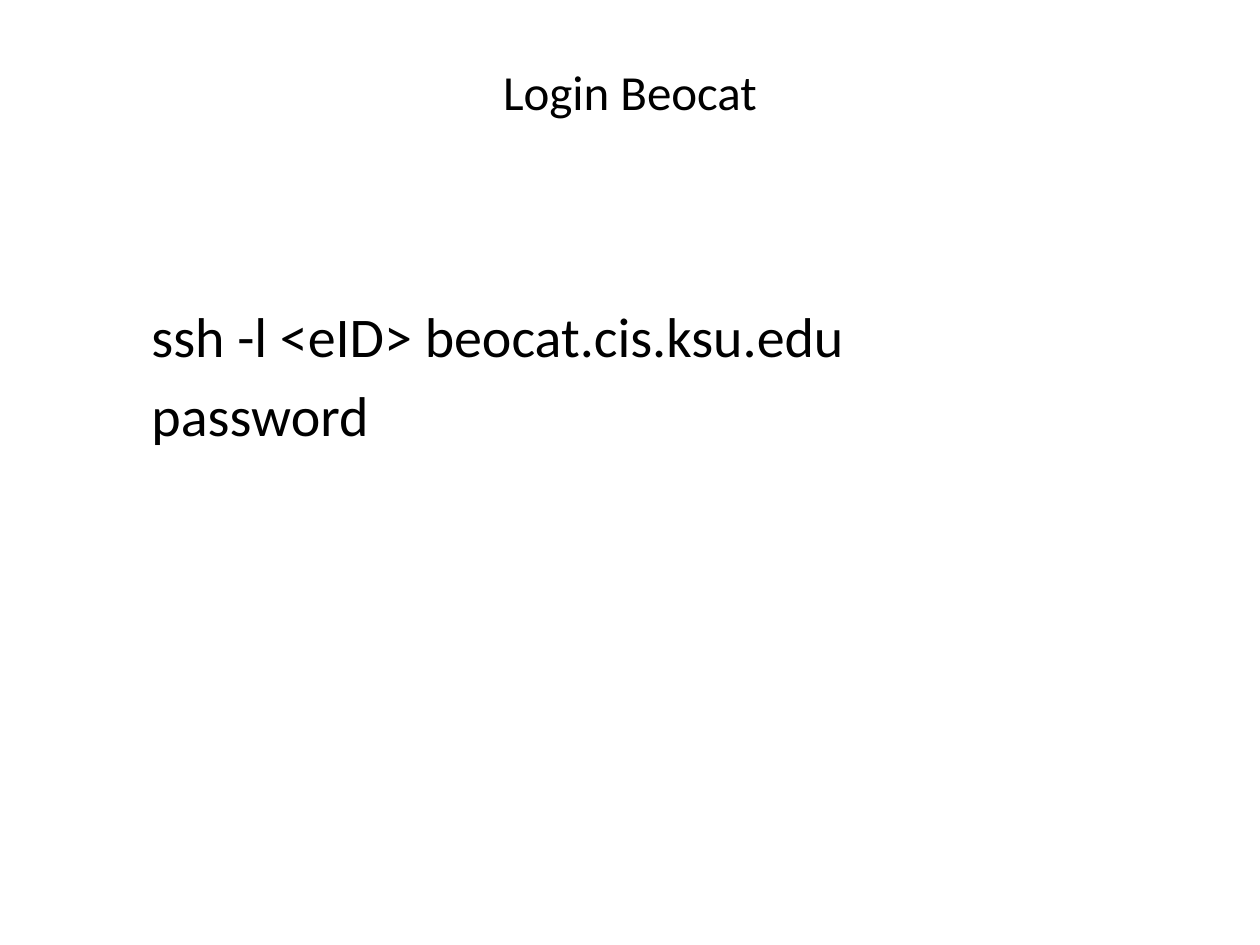
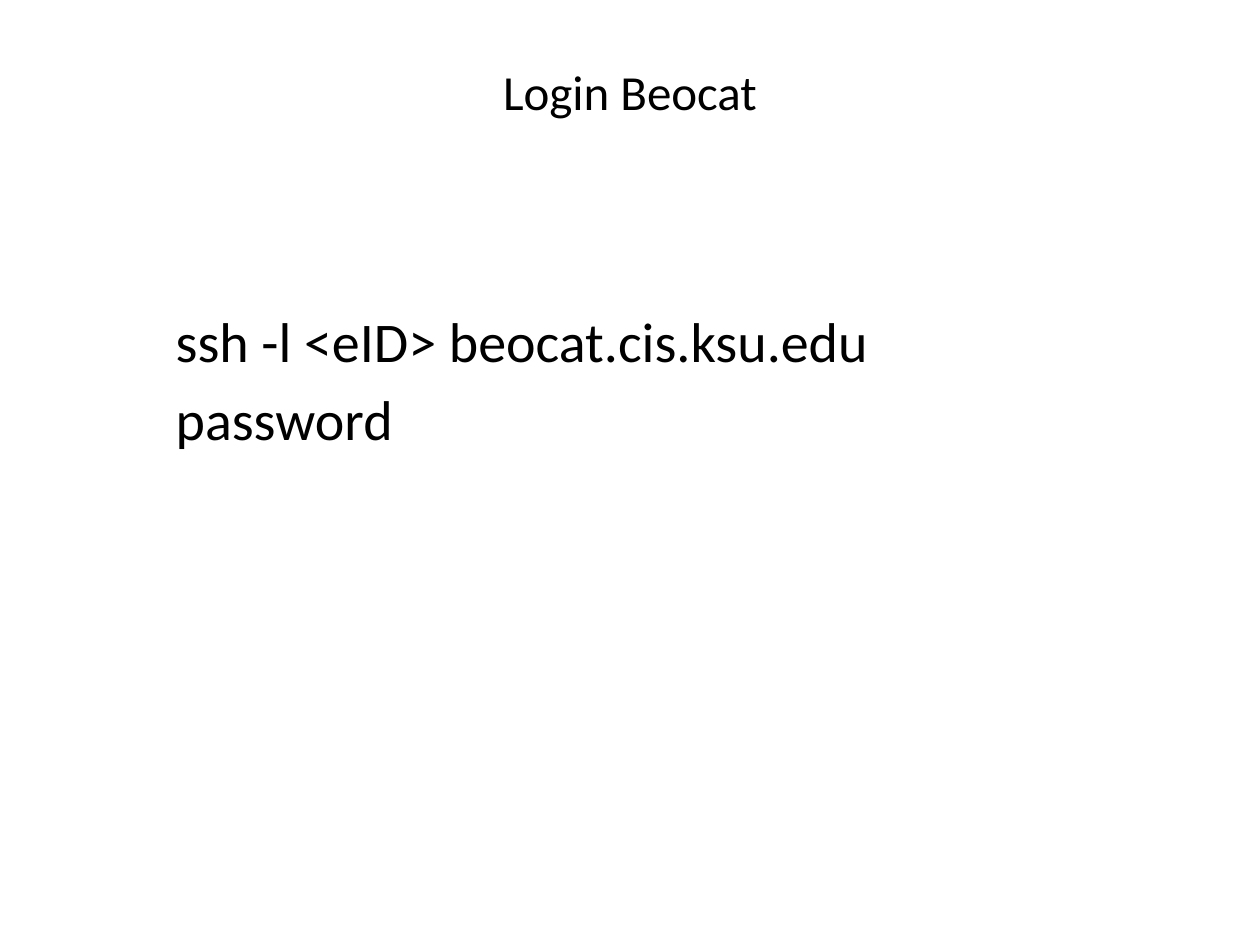
Before and after one commit to liu3zhenlab/teaching, a slide deck: slide 3 of PLPTH813Bioinformatis/2021/labs/lab04_NGS.pptx. Drawn at 1260x945 pixels with LibreOffice and Linux fonts; fonts in the diff are those of the drawing. Boxes give left, top, right and bottom in pixels: in the first picture for what was removed or moved away, otherwise in the second. Text is boxed around its words. In the diff, an @@ line names an element or a change of style, - is before the commit and + after.

```diff
--- a/PLPTH813Bioinformatis/2021/labs/lab04_NGS.pptx
+++ b/PLPTH813Bioinformatis/2021/labs/lab04_NGS.pptx
@@ text "ssh -l <eID> beocat.cis.ksu.edu": place and size @@
-text "ssh -l <eID> beocat.cis.ksu.edu" at <box>151,318,844,445</box>
+text "ssh -l <eID> beocat.cis.ksu.edu" at <box>176,323,868,449</box>
```
Also in this commit, not shown: 4 other slides changed, 1 other file.
